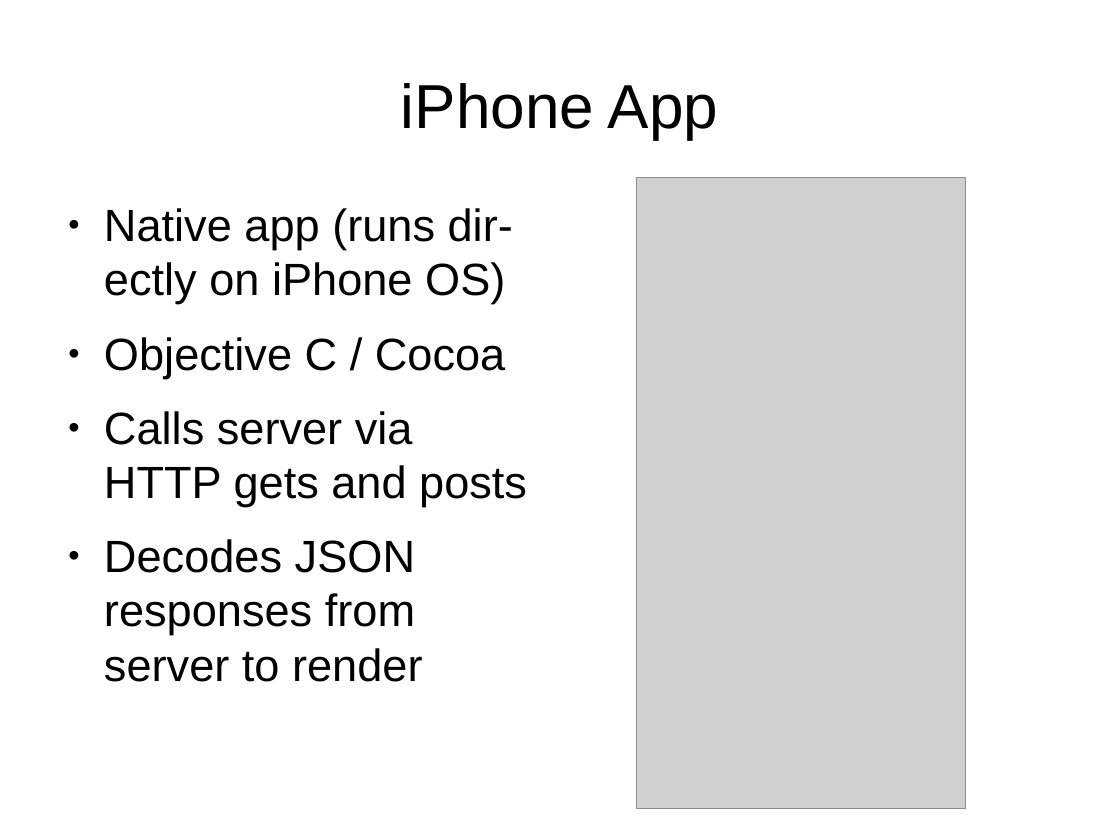
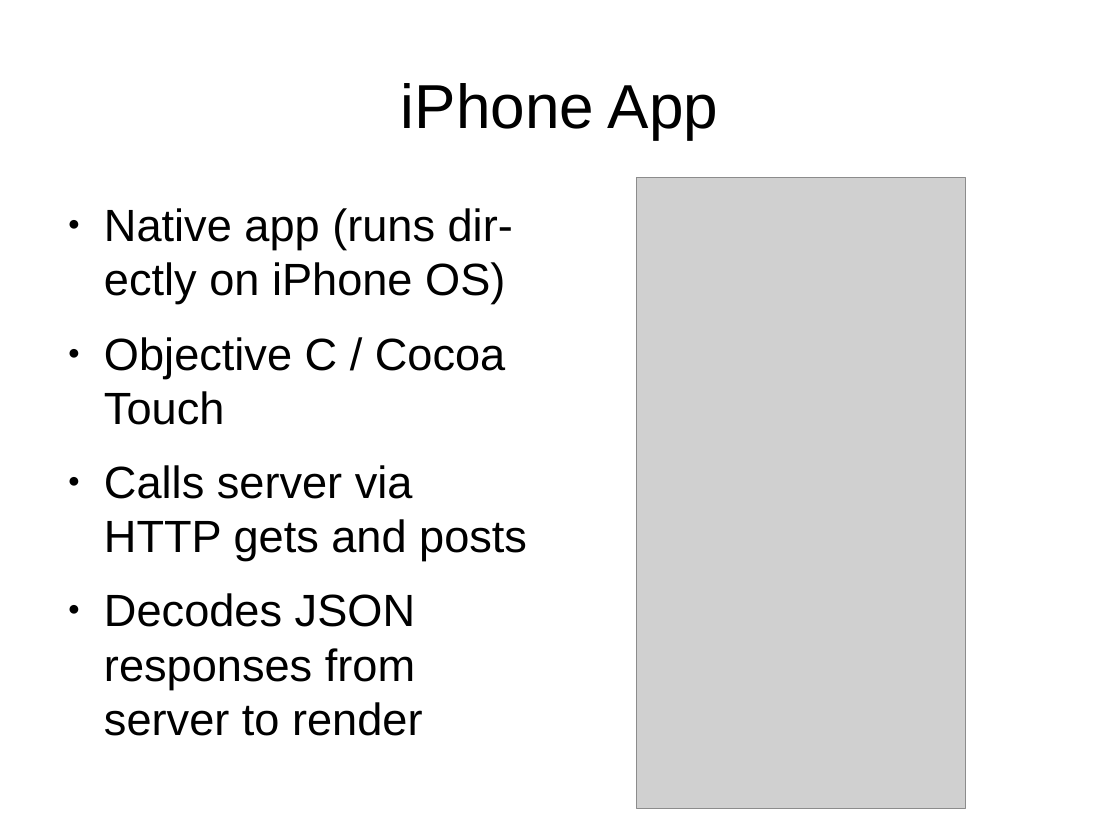
Before and after one commit to lmucs/playserengeti, a slide deck: slide 24 of serengeti/src/site/serengeti.odp (slide 23 before the commit). Drawn at 1120x840 pixels with LibreOffice and Linux fonts; fonts in the diff are those of the drawing; grey boxes stand for pictures. Boxes give left, top, right and bottom in pixels: in the first picture for what was removed or moved away, otherwise in the second. Text is boxed around its words. In the diff, an @@ line names an element or a change of style, - is before the commit and + after.

```diff
--- a/serengeti/src/site/serengeti.odp
+++ b/serengeti/src/site/serengeti.odp
@@ text at (104,337,506,425): text changed @@
-● Objective C / Cocoa
+● Objective C / Cocoa Touch
```
Also in this commit, not shown: 5 other slides changed, 2 slides added, 1 slide removed.
